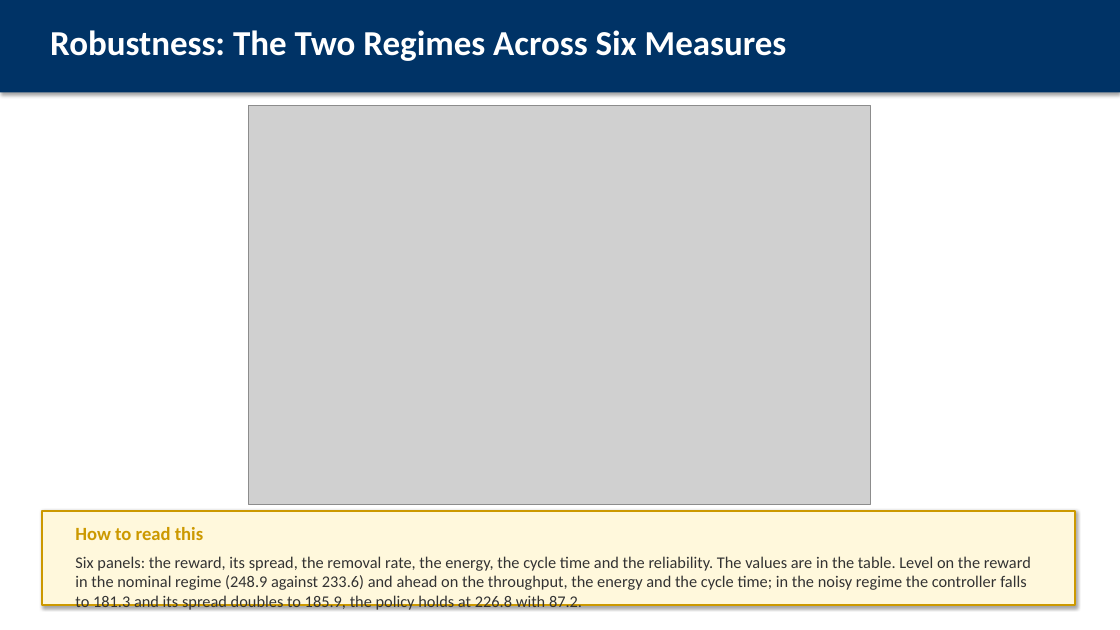
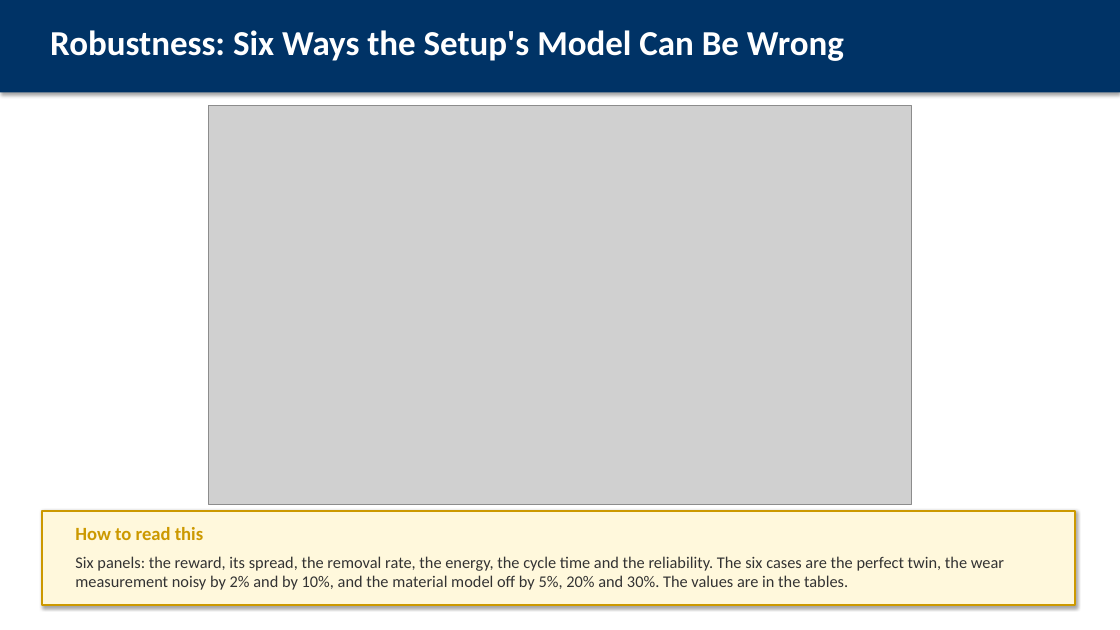
Before and after one commit to AbhinandIITM/AI-in-Mfg, a slide deck: slide 15 of report/presentation.pptx. Drawn at 1120x630 pixels with LibreOffice and Linux fonts; fonts in the diff are those of the drawing; grey boxes stand for pictures. Boxes give left, top, right and bottom in pixels: in the first picture for what was removed or moved away, otherwise in the second. Text is boxed around its words. In the diff, an @@ line names an element or a change of style, - is before the commit and + after.

Commit message:
docs: the model error sweep is supporting evidence in every document
The noise sweep stays the headline, because the noise is a property of the
instrumentation and applies to both arms in the same way, and the model
error sweep follows as the supporting evidence, with its table, its three
readings and the fairness decisions that make it a fair test: the same
belief to both arms, the error in the damaging direction, both arms the
general ones.

The report is 42 pages with 12 figures, the deck 38 frames with no
overflowing frame, the PowerPoint file 33 slides. The results index
describes the robustness figure as the six cases it now shows.

```diff
--- a/report/presentation.pptx
+++ b/report/presentation.pptx
@@ text at bbox=[50, 30, 844, 61]: text changed @@
-Robustness: The Two Regimes Across Six Measures
+Robustness: Six Ways the Setup's Model Can Be Wrong
@@ picture: place and size @@
-picture at bbox=[249, 105, 870, 504]
+picture at bbox=[208, 105, 912, 504]
@@ text at bbox=[75, 556, 1004, 590]: text changed @@
-Six panels: the reward, its spread, the removal rate, the energy, the cycle time and the reliability. The values are in the table. Level on the reward in the nominal regime (248.9 against 233.6) and ahead on the throughput, the energy and the cycle time; in the noisy regime the controller falls to 181.3 and its spread doubles to 185.9, the policy holds at 226.8 with 87.2.
+Six panels: the reward, its spread, the removal rate, the energy, the cycle time and the reliability. The six cases are the perfect twin, the wear measurement noisy by 2% and by 10%, and the material model off by 5%, 20% and 30%. The values are in the tables.
```
Also in this commit, not shown: 7 other slides changed, 1 slide added, 10 other files.
